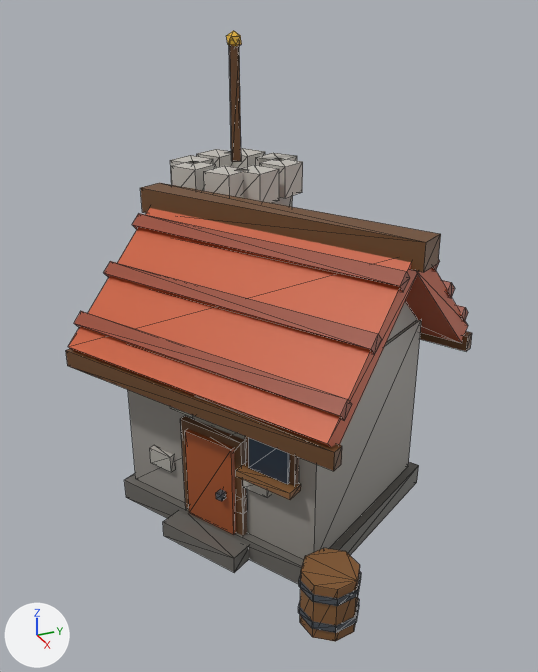
The glTF model art/models/building_30.glb, before and after one commit.
Both versions are drawn from a 50 mm lens placed at (1.143, -0.514, 0.874), pointed at (0.068, -0.031, 0.337). The lights are fixed; the arrows at lower left show +X, +Y and +Z. The picture after the commit comes second. Mesh edges are drawn as thin lines. Vertices at exactly the same position are counted once.

Objects in the first picture: 'building_30'.
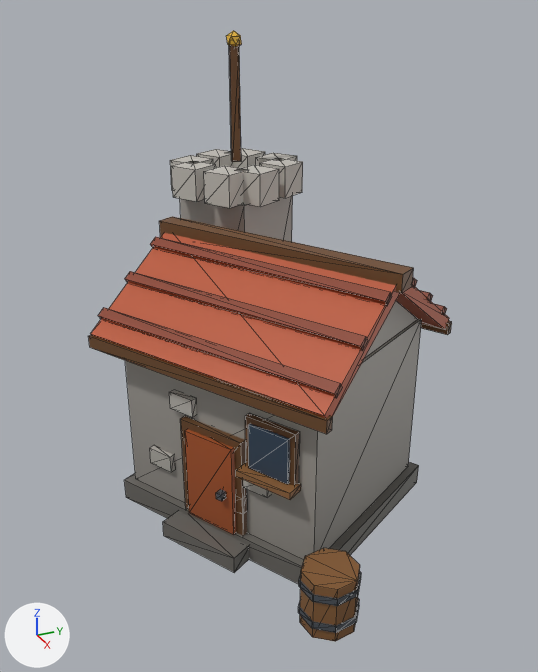
Location of each change, [x1, y1, x2, y2] in pixels of the pictures (538 x 672 px; the box of a moved part takes in the faces that stretch with it):
'building_30', reshaped (10% narrower): before [66, 31, 472, 642]; after [88, 31, 452, 642]
part 1 of me_building_30, moved or reshaped: before [66, 183, 472, 471]; after [88, 216, 452, 434]
part 2 of me_building_30, recoloured: before [69, 213, 468, 447]; after [91, 237, 449, 418]

Patch to the scene script:
```diff
--- a/art/models/building_30.glb.py
+++ b/art/models/building_30.glb.py
@@ me_building_30 @@
 # used by ob_building_30; location = (0.0, 0.0, 0.0)
-me_building_30.from_pydata(...)  # 426 vertices, 652 faces; spans x -0.356..0.436, y -0.357..0.328, z 0.0..0.816
+me_building_30.from_pydata(...)  # 426 vertices, 652 faces; spans x -0.356..0.436, y -0.318..0.289, z 0.0..0.816
+# me_building_30 part 1: 90 of 426 vertices moved; they spanned x -0.299..0.408, y -0.357..0.328, z 0.288..0.558 and now span x -0.259..0.368, y -0.318..0.289, z 0.321..0.501; mean shift (0.0, 0.0, -0.009); largest move (-0.2, -0.133, 0.558) -> (-0.166, -0.122, 0.501)
+# me_building_30 part 2: 74 kept faces spanning x -0.254..0.364, y -0.315..0.286, z 0.33..0.488 get new vertex colours; the middle colour goes from brown #923d1d to brown #85391c
 me_building_30.materials.append(mat_defaultmaterial)
```
